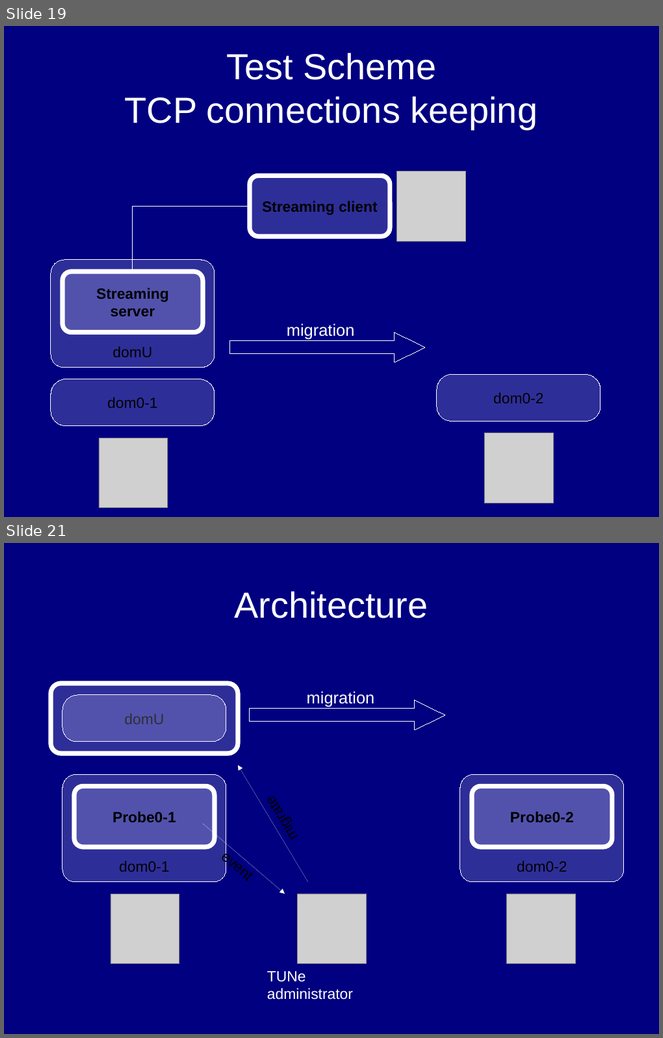
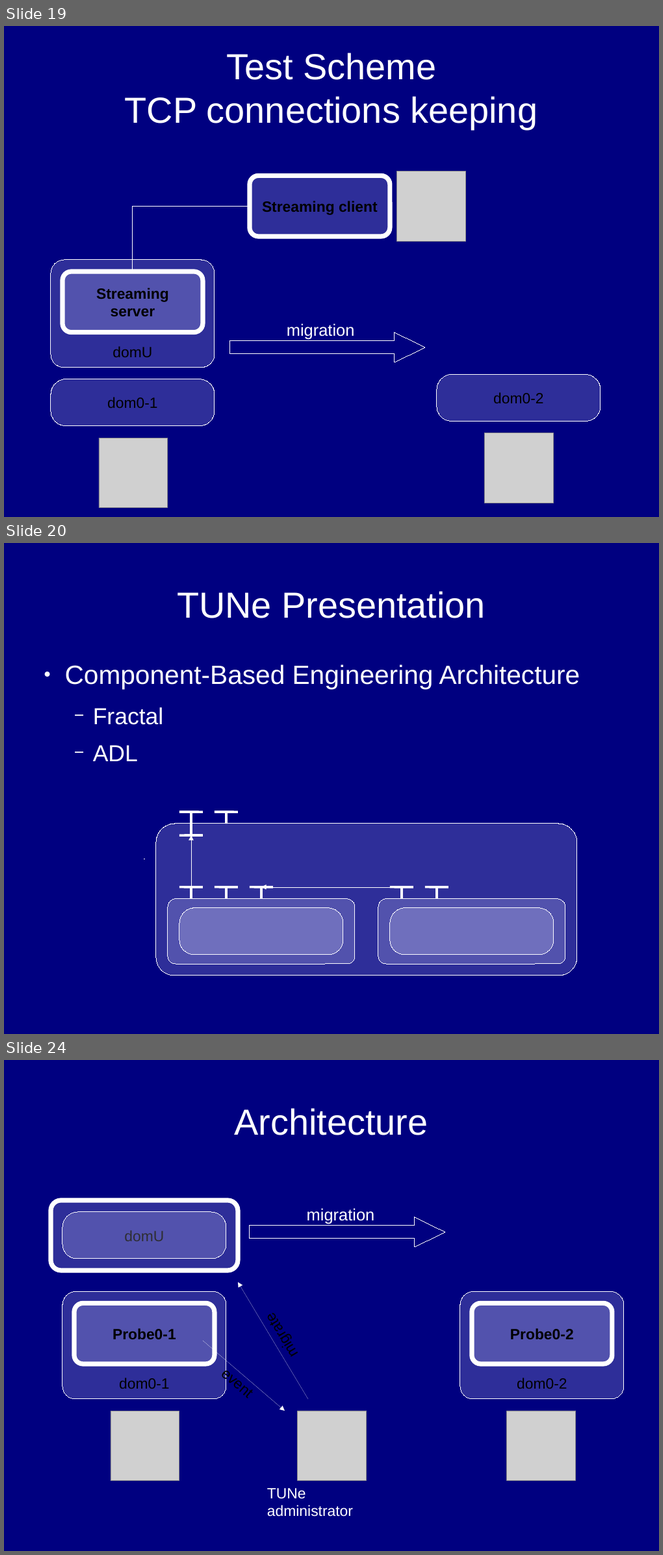
Before and after one commit to mgiorgino/xen-attitune, a slide deck: Docs/Anglais/PresentationAnglais.odp. Shown one above the other, each under a label of ours: slides 19 and 21 before the commit, slides 19, 20 and 24 after it; the slides between them are not shown. The pictures are 663x1038 and 663x1555 pixels, drawn with LibreOffice and Linux fonts; fonts in the diff are those of the drawing; grey boxes stand for pictures. Boxes give left, top, right and bottom in pixels: in the first picture for what was removed or moved away, otherwise in the second. Text is boxed around its words. In the diff, an @@ line names an element or a change of style, - is before the commit and + after.

```diff
--- a/Docs/Anglais/PresentationAnglais.odp
+++ b/Docs/Anglais/PresentationAnglais.odp
@@ slide 20 added at bbox=[4, 543, 659, 1034], background #000080 @@
@@ title added at bbox=[177, 591, 485, 618], 44 pt, text #FFFFFF @@
+TUNe Presentation
@@ text added at bbox=[65, 665, 581, 761], 32 pt, text #FFFFFF @@
+● Component-Based Engineering Architecture
+  − Fractal
+  − ADL
@@ line added from (180, 812) to (203, 812), #FFFFFF 2.83 pt @@
@@ line added from (191, 812) to (191, 824), #FFFFFF 2.83 pt @@
@@ line added from (215, 812) to (238, 812), #FFFFFF 2.83 pt @@
@@ line added from (226, 812) to (226, 824), #FFFFFF 2.83 pt @@
@@ rounded rectangle added at bbox=[156, 824, 578, 976], fill #E6E6FF at 20% opacity, outline #FFFFFF 0 pt @@
@@ line added from (191, 835) to (191, 824), #FFFFFF 2.83 pt @@
@@ line added from (203, 835) to (180, 835), #FFFFFF 2.83 pt @@
@@ elbow arrow added from (191, 887) to (191, 835), #FFFFFF 0 pt @@
@@ line added from (144, 859) to (144, 859), #FFFFFF 0 pt @@
@@ line added from (180, 887) to (203, 887), #FFFFFF 2.83 pt @@
@@ line added from (191, 887) to (191, 899), #FFFFFF 2.83 pt @@
@@ line added from (215, 887) to (238, 887), #FFFFFF 2.83 pt @@
@@ line added from (226, 887) to (226, 899), #FFFFFF 2.83 pt @@
@@ line added from (250, 887) to (273, 887), #FFFFFF 2.83 pt @@
@@ line added from (261, 887) to (261, 899), #FFFFFF 2.83 pt @@
@@ elbow arrow added from (402, 887) to (261, 887), #FFFFFF 0 pt @@
@@ line added from (391, 887) to (414, 887), #FFFFFF 2.83 pt @@
@@ line added from (402, 887) to (402, 899), #FFFFFF 2.83 pt @@
@@ line added from (426, 887) to (449, 887), #FFFFFF 2.83 pt @@
@@ line added from (437, 887) to (437, 899), #FFFFFF 2.83 pt @@
@@ rounded rectangle added at bbox=[168, 899, 356, 965], fill #E6E6FF at 20% opacity, outline #FFFFFF 0 pt @@
@@ rounded rectangle added at bbox=[180, 908, 343, 955], fill #E6E6FF at 20% opacity, outline #FFFFFF 0 pt @@
@@ line added from (226, 899) to (226, 899), #FFFFFF 0 pt @@
@@ rounded rectangle added at bbox=[378, 899, 566, 965], fill #E6E6FF at 20% opacity, outline #FFFFFF 0 pt @@
@@ rounded rectangle added at bbox=[391, 908, 555, 955], fill #E6E6FF at 20% opacity, outline #FFFFFF 0 pt @@
@@ line added from (437, 899) to (437, 899), #FFFFFF 0 pt @@
@@ what was slide 21 is now slide 24 @@
```
Also in this commit, not shown: 4 slides changed, 9 other slides added, 2 slides removed.
